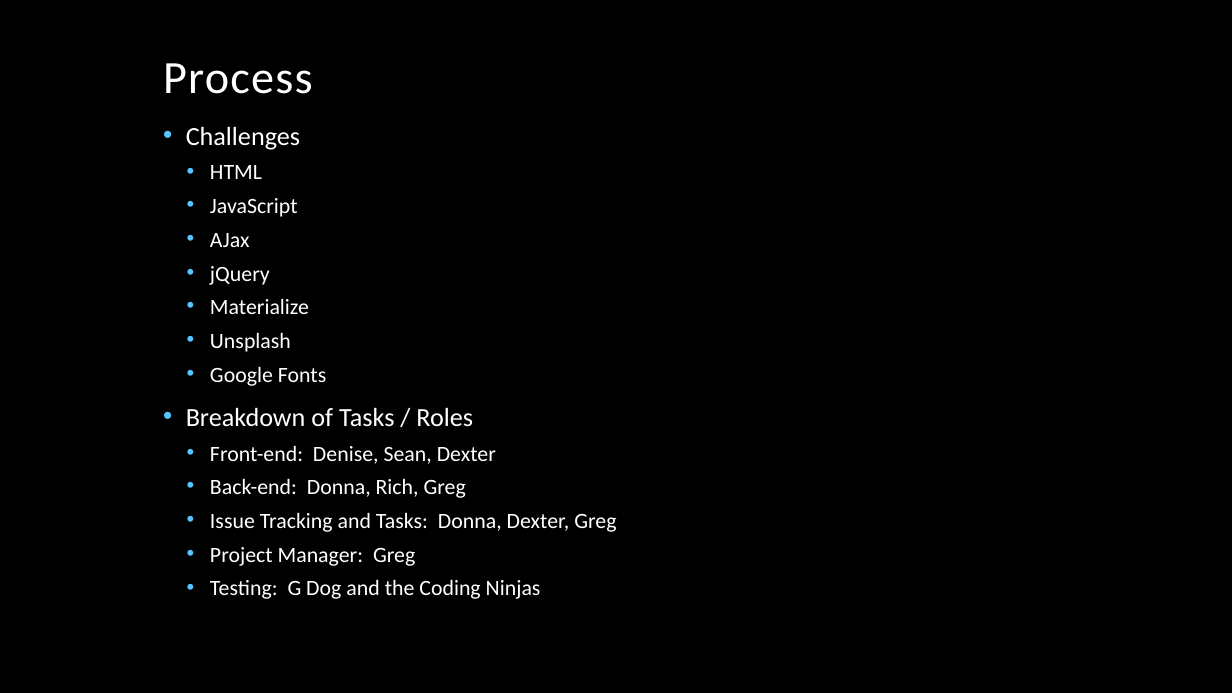
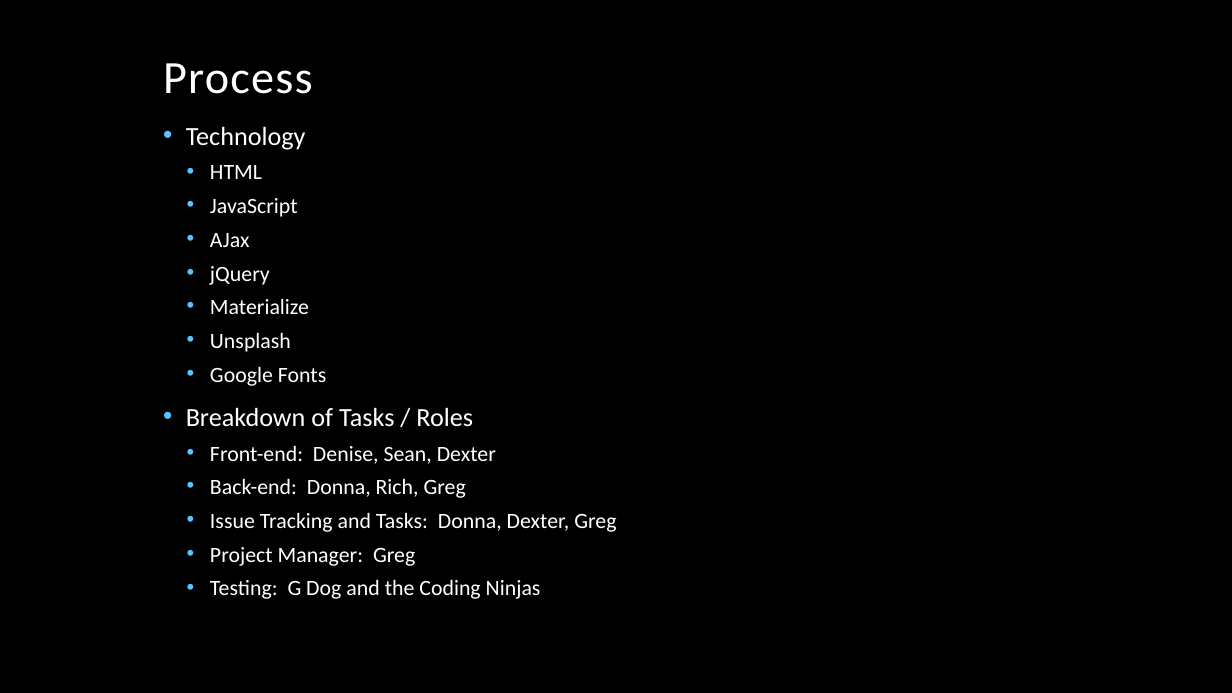
Before and after one commit to gehanstedt/date-night, a slide deck: slide 5 of Presentation/Date Night.pptx. Drawn at 1232x693 pixels with LibreOffice and Linux fonts; fonts in the diff are those of the drawing; background and template pictures are left out. Boxes give left, top, right and bottom in pixels: in the first picture for what was removed or moved away, otherwise in the second. Text is boxed around its words. In the diff, an @@ line names an element or a change of style, - is before the commit and + after.

```diff
--- a/Presentation/Date Night.pptx
+++ b/Presentation/Date Night.pptx
@@ text at <box>186,126,306,150</box>: text changed @@
-• Challenges
+• Technology
```
Also in this commit, not shown: 2 other slides changed.
